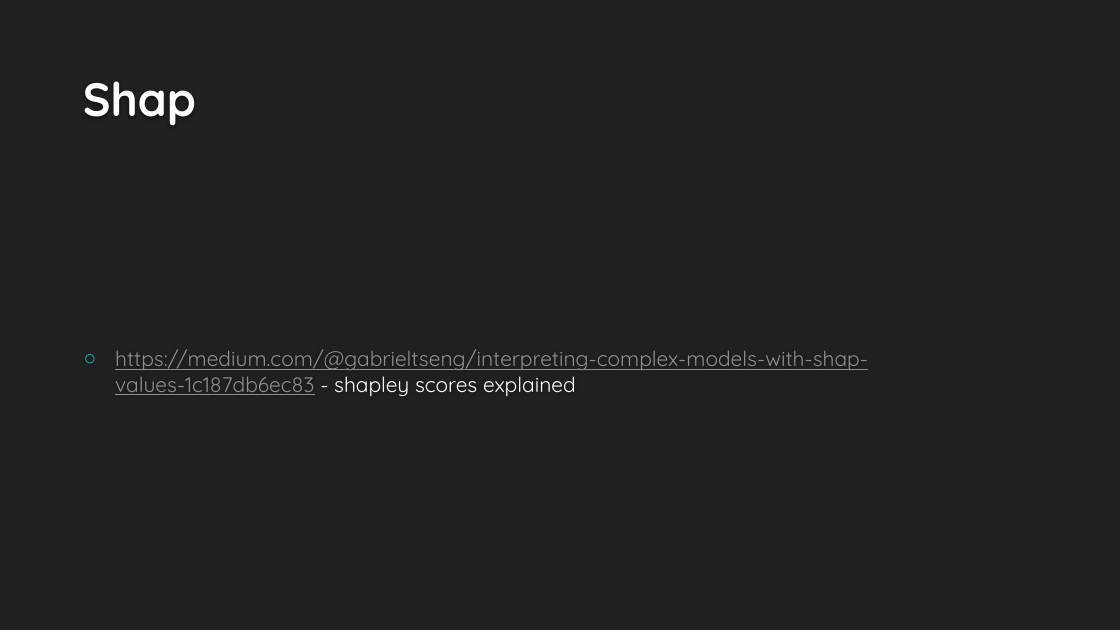
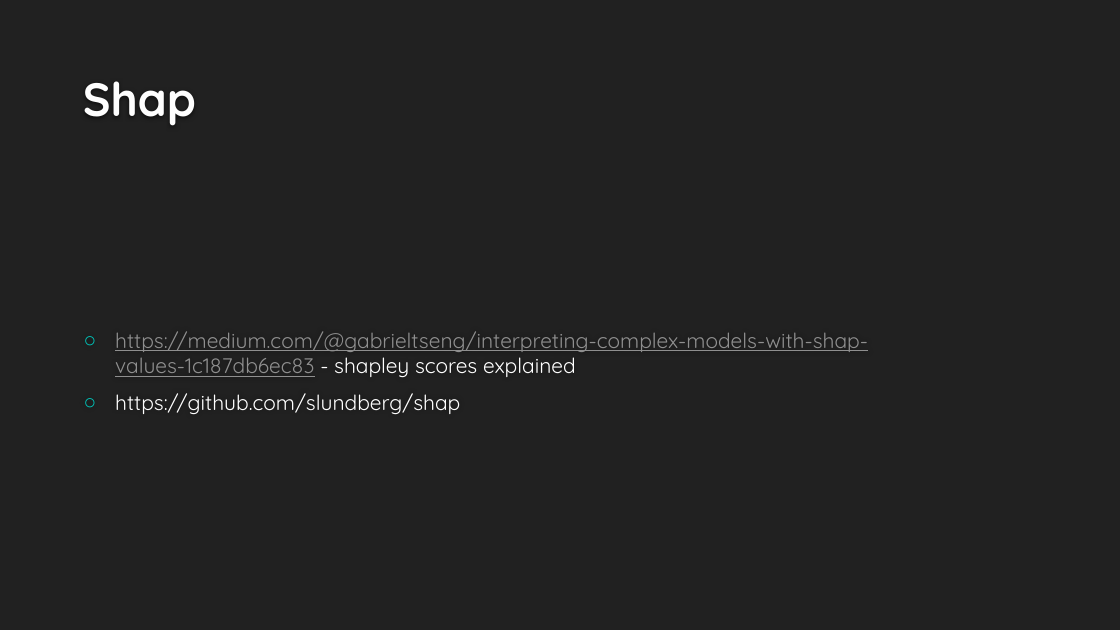
Before and after one commit to EricSchles/algorithmic_bias, a slide deck: slide 48 of Understanding Bias Via Interpretability.pptx (slide 40 before the commit). Drawn at 1120x630 pixels with LibreOffice and Linux fonts; fonts in the diff are those of the drawing; background and template pictures are left out. Boxes give left, top, right and bottom in pixels: in the first picture for what was removed or moved away, otherwise in the second. Text is boxed around its words. In the diff, an @@ line names an element or a change of style, - is before the commit and + after.

```diff
--- a/Understanding Bias Via Interpretability.pptx
+++ b/Understanding Bias Via Interpretability.pptx
@@ text at (x1=115, y1=393, x2=460, y2=414): paragraph added @@
+○ https://github.com/slundberg/shap
```
Also in this commit, not shown: 4 other slides changed, 19 slides added, 6 slides removed, 13 other files.
